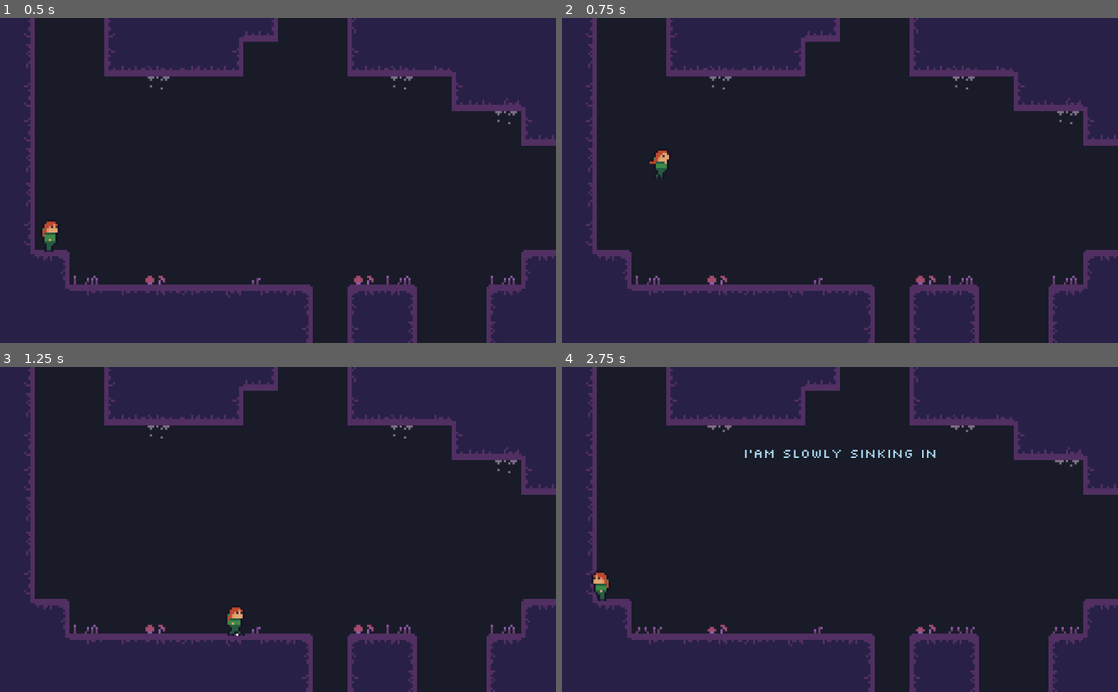
Above: before the commit, frames 1-4 (two rows, left to right).
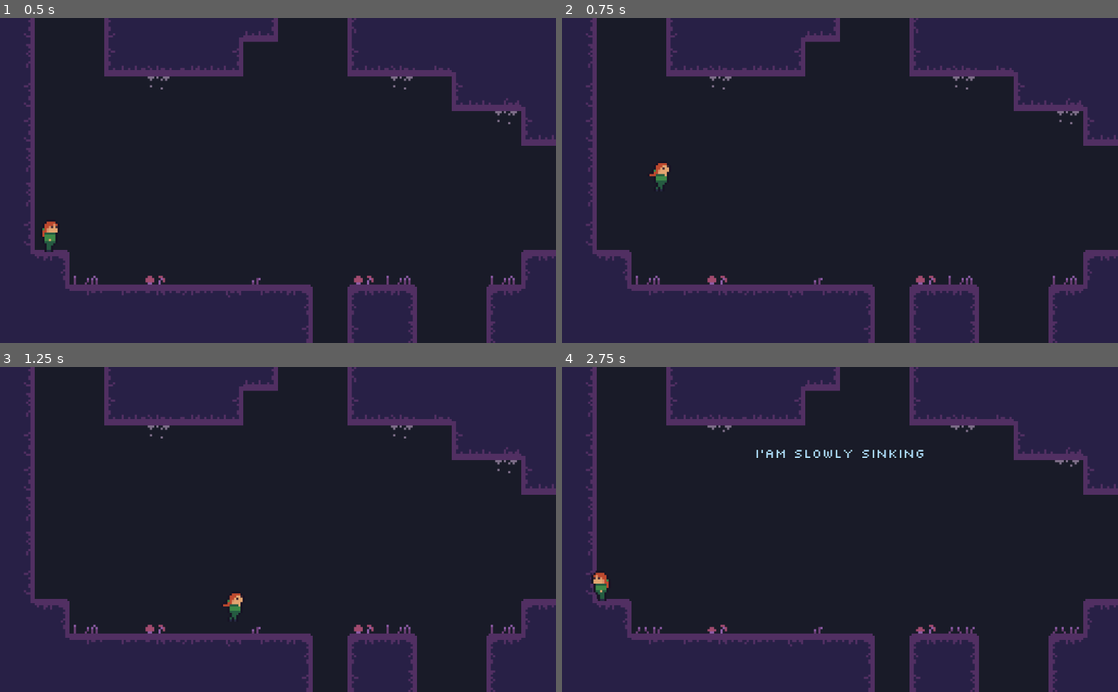
Above: after the commit, the same moments.

Repository: voidboxgames/escave
Game: Godot game, scene res://assets/scenes/Testworld.tscn
Two runs of this game, one before a commit and one after it. Both use one fixed random seed, a clock stepped at 60 frames per second and the inputs below.
Inputs:
- Up to frame 1 (0.5 s): no input
- Up to frame 2 (0.75 s): hold D (right) from 0.53 s (still down); hold Space (jump) from 0.53 s (still down)
- Up to frame 3 (1.25 s): keep holding D (right); keep holding Space (jump)
- Up to frame 4 (2.75 s): release Space (jump) at 1.28 s; tap Space (jump) at 1.35, 1.52, 1.82 s; release D (right) at 2.03 s; hold A (left) from 2.03 s (still down); hold Space (jump) from 2.03 s (still down)

Frame 1 is identical in both runs. In frame 2, 0.3% of the frame differs, in the area x 15-20%, y 40-54%; in frame 3, 0.3%; in frame 4, 0.5%, in the area x 32-68%, y 25-29%.

Commit message:
less gravity

Diff:
--- a/assets/scenes/Testworld.tscn
+++ b/assets/scenes/Testworld.tscn
@@ -419,6 +419,8 @@
 
 [node name="Player" parent="YSort" instance=ExtResource( 1 )]
 position = Vector2( -105.617, 21.9032 )
+jump_force = 200
+gravity = 600
 
 [node name="gruond" type="TileMap" parent="YSort"]
 tile_set = SubResource( 35 )
